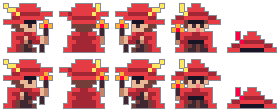
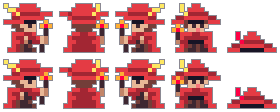
Before/after of a 280 × 112 layered artwork. What changed in the layer stack:
painted on "Layer 1" over (172, 76, 184, 100)
painted on "Layer 2" over (171, 81, 185, 101)
